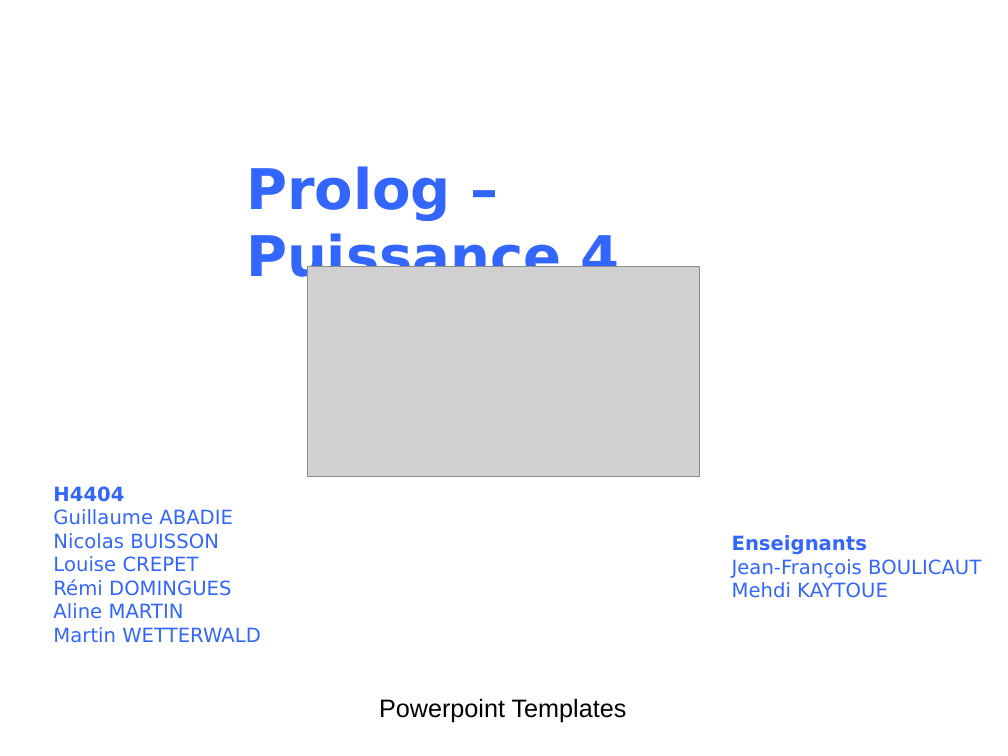
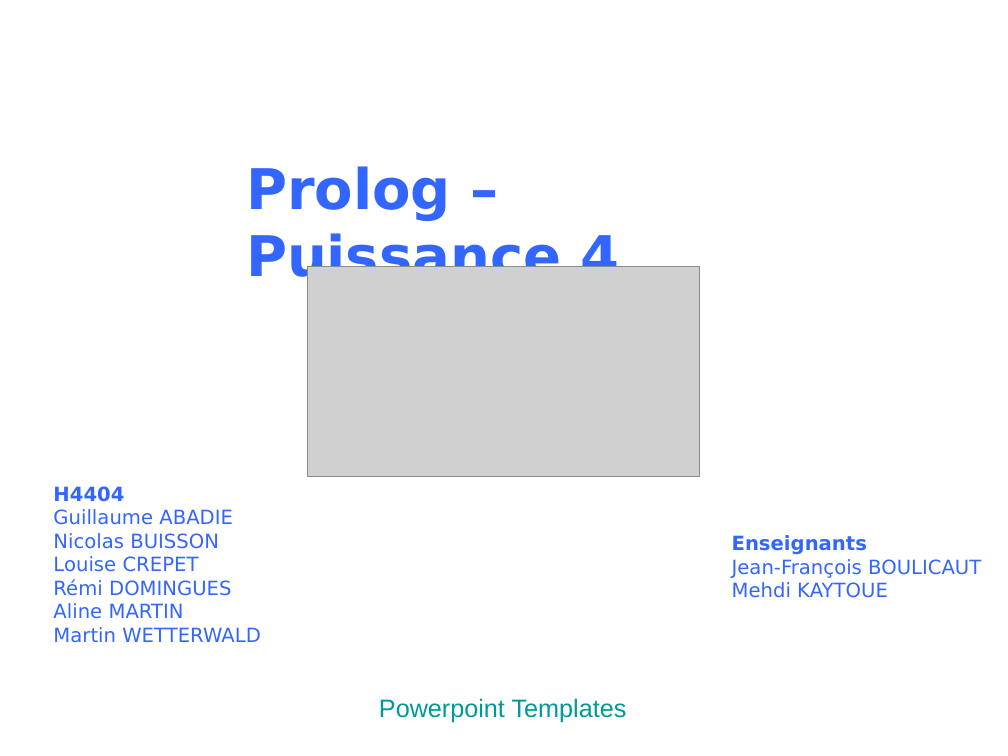
Before and after one commit to INSA-4IF-H4404-2013-2014/Connect-Four, a slide deck: slide 1 of presentation.ppt. Drawn at 1008x756 pixels with LibreOffice and Linux fonts; fonts in the diff are those of the drawing; grey boxes stand for pictures; background and template pictures are left out. Boxes give left, top, right and bottom in pixels: in the first picture for what was removed or moved away, otherwise in the second. Text is boxed around its words. In the diff, an @@ line names an element or a change of style, - is before the commit and + after.

```diff
--- a/presentation.ppt
+++ b/presentation.ppt
@@ text "Powerpoint Templates" at <box>379,698,627,723</box>: text colour #000000 to #009999 @@
```
Also in this commit, not shown: 5 other slides changed.
